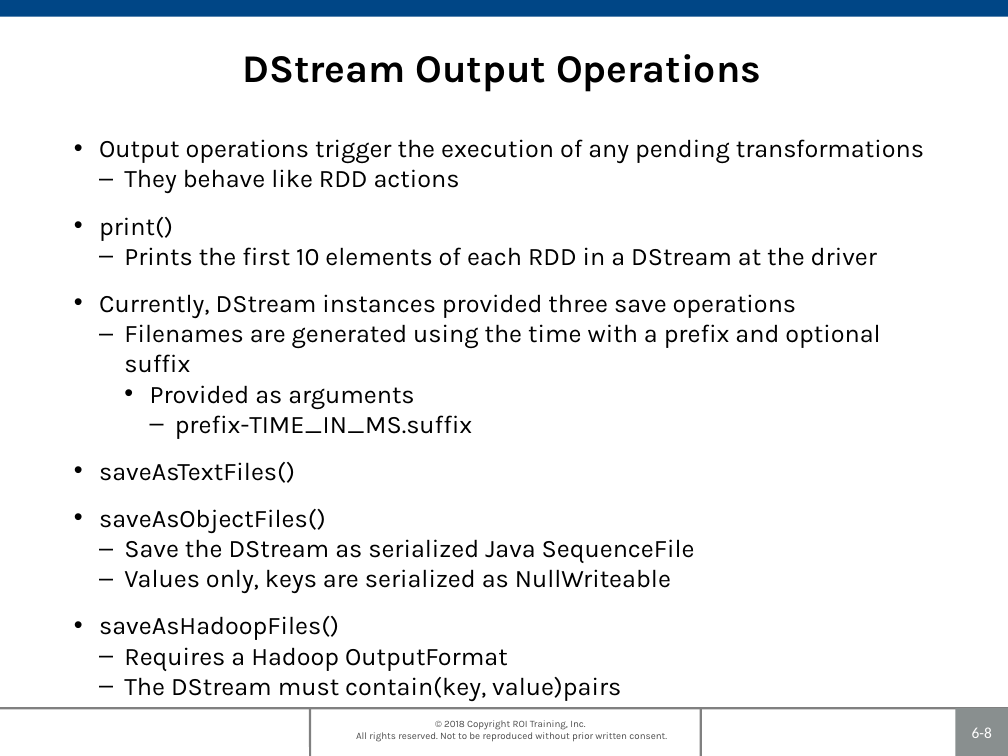
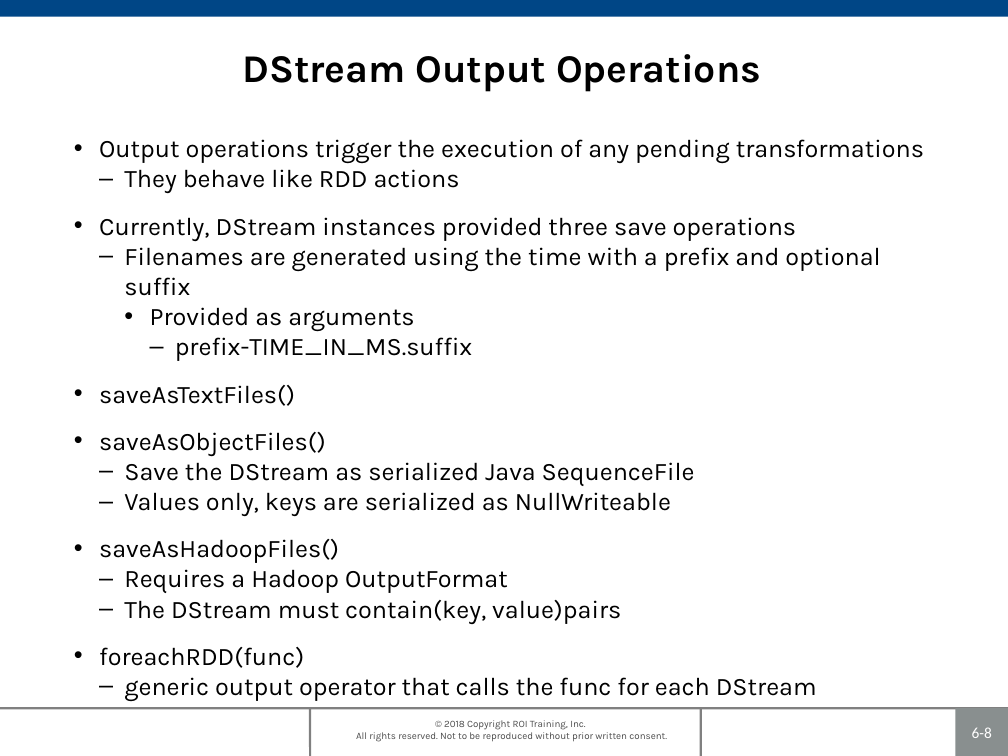
Before and after one commit to roitraining/SparkProgram, a slide deck: slide 8 of Day5/Ch06_SparkStreaming.pptx. Drawn at 1008x756 pixels with LibreOffice and Linux fonts; fonts in the diff are those of the drawing; background and template pictures are left out. Boxes give left, top, right and bottom in pixels: in the first picture for what was removed or moved away, otherwise in the second. Text is boxed around its words. In the diff, an @@ line names an element or a change of style, - is before the commit and + after.

```diff
--- a/Day5/Ch06_SparkStreaming.pptx
+++ b/Day5/Ch06_SparkStreaming.pptx
@@ text at [99, 217, 877, 266]: paragraphs removed @@
-• print()
-  – Prints the first 10 elements of each RDD in a DStream at the driver
@@ text at [99, 647, 817, 701]: paragraphs added @@
+• foreachRDD(func)
+  – generic output operator that calls the func for each DStream
```
Also in this commit, not shown: 2 other slides changed, 1 slide added, 1 slide removed, 11 other files.
